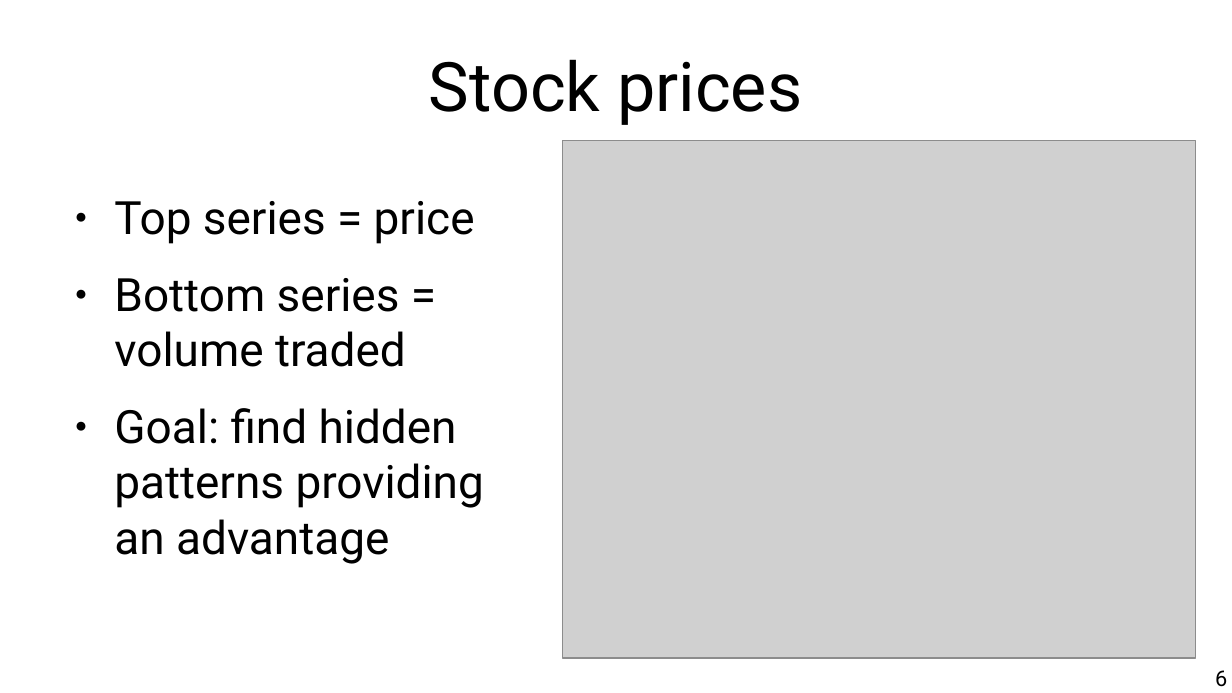
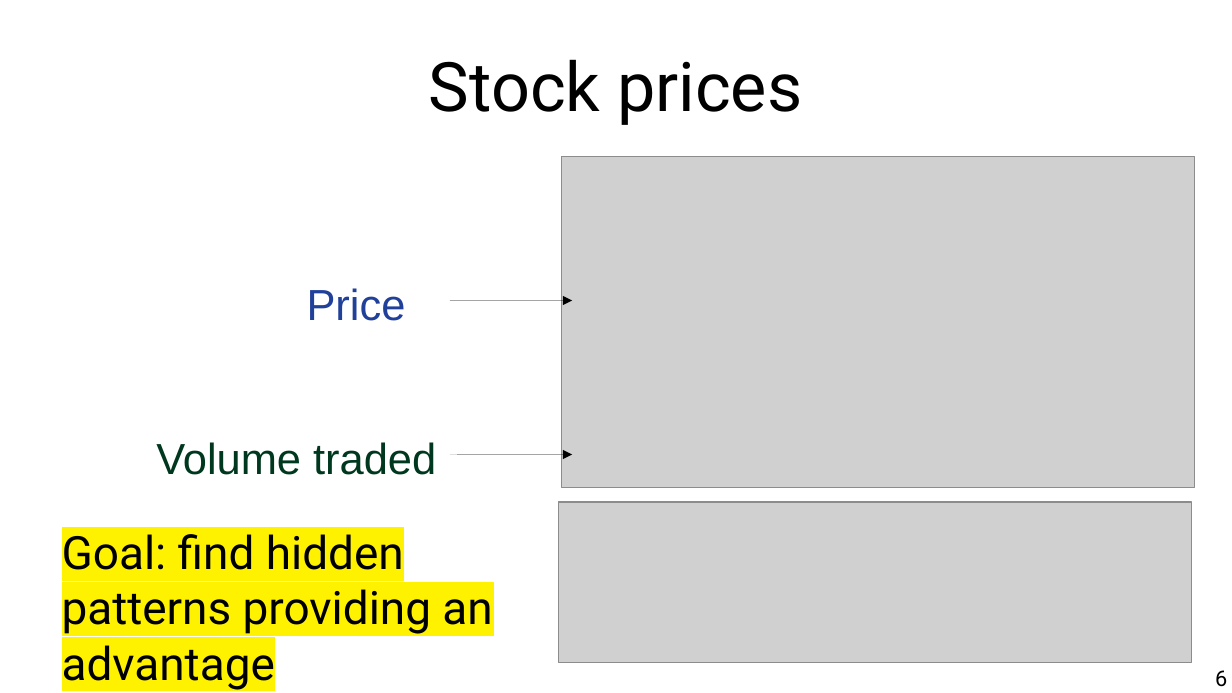
Before and after one commit to marco-calautti/data-mining-course, a slide deck: slide 6 of theory/tt11_time_series.odp. Drawn at 1232x693 pixels with LibreOffice and Linux fonts; fonts in the diff are those of the drawing; grey boxes stand for pictures. Boxes give left, top, right and bottom in pixels: in the first picture for what was removed or moved away, otherwise in the second. Text is boxed around its words. In the diff, an @@ line names an element or a change of style, - is before the commit and + after.

```diff
--- a/theory/tt11_time_series.odp
+++ b/theory/tt11_time_series.odp
@@ picture: place and size @@
-picture at <box>562,141,1196,658</box>
+picture at <box>561,157,1195,487</box>
@@ text at <box>114,201,475,367</box>: paragraphs removed @@
-● Top series = price
-● Bottom series = volume traded
@@ text added at <box>307,288,406,321</box>, 28 pt, text #21409A @@
+Price
@@ arrow added from (449, 301) to (572, 301), #000000 0 pt @@
@@ text added at <box>156,442,436,475</box>, 28 pt, text #00381F @@
+Volume traded
@@ arrow added from (449, 455) to (572, 455), #000000 0 pt @@
@@ picture added at <box>559,502,1193,663</box> @@
@@ text "Goal: find hidden patterns providing ...": place and size @@
-text "Goal: find hidden patterns providing ..." at <box>114,201,484,564</box>
+text "Goal: find hidden patterns providing ..." at <box>62,534,492,690</box>
@@ text "Goal: find hidden patterns providing ..." at <box>62,534,492,690</box>: highlight none to #FFF200; bullet ● to none @@
```
Also in this commit, not shown: 32 other slides changed, 5 slides added, 2 slides removed.
